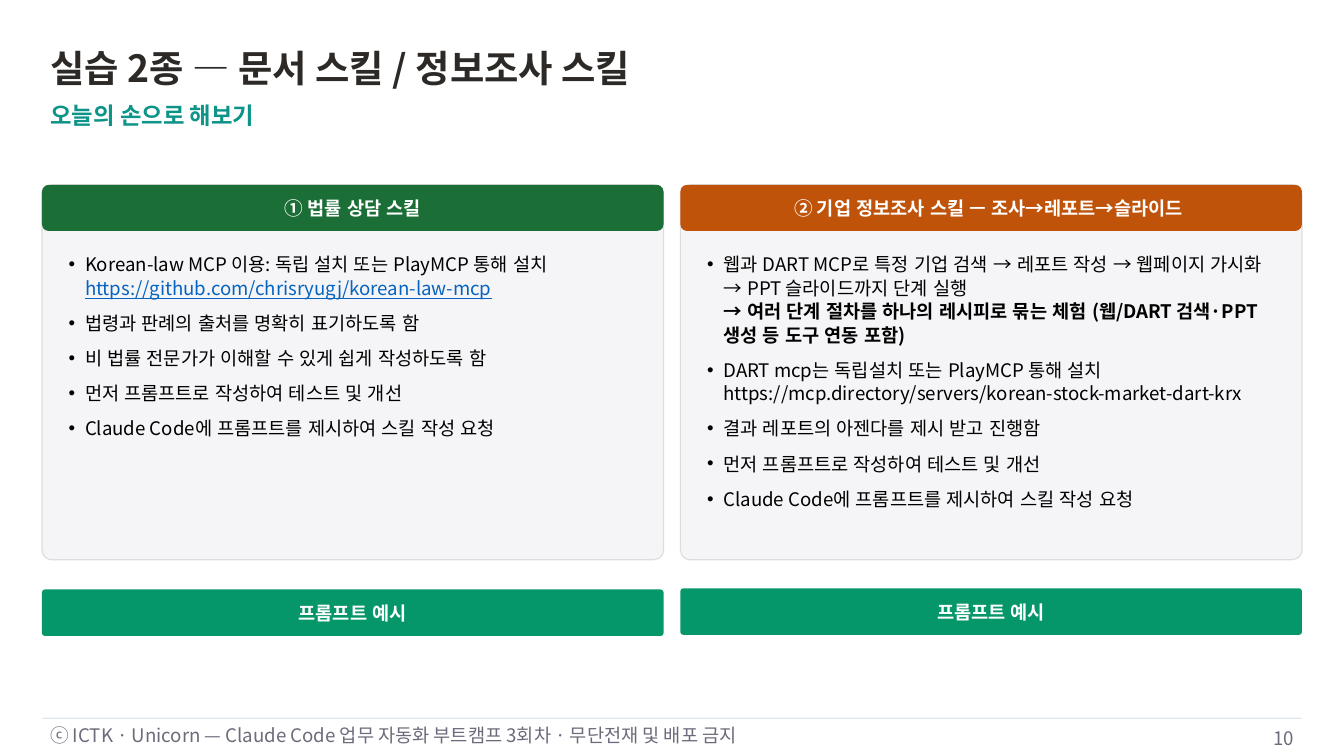
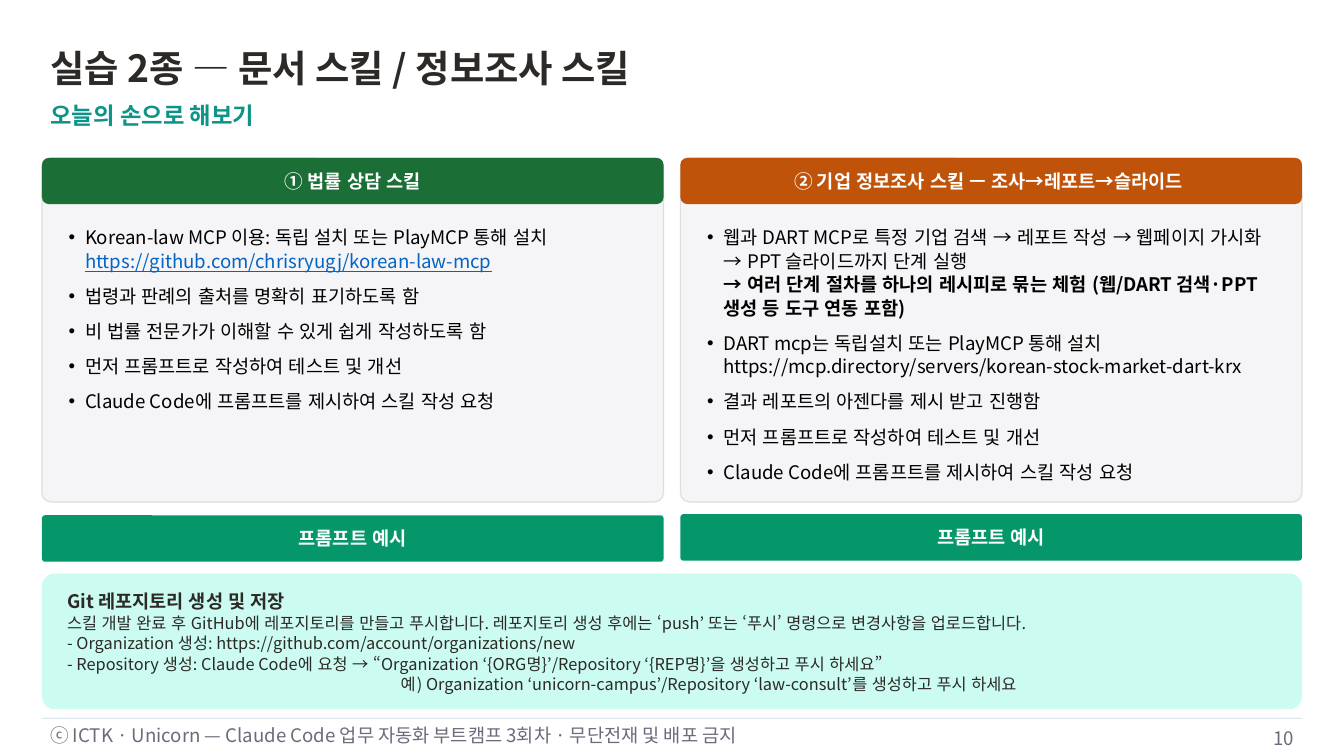
Before and after one commit to unicorn-campus/ai-automation, a slide deck: slide 10 of decks/03-skill-basics/3회차-Skill기초.pptx. Drawn at 1344x756 pixels with LibreOffice and Linux fonts; fonts in the diff are those of the drawing. Boxes give left, top, right and bottom in pixels: in the first picture for what was removed or moved away, otherwise in the second. Text is boxed around its words. In the diff, an @@ line names an element or a change of style, - is before the commit and + after.

```diff
--- a/decks/03-skill-basics/3회차-Skill기초.pptx
+++ b/decks/03-skill-basics/3회차-Skill기초.pptx
@@ rounded rectangle resized from (x1=42, y1=185, x2=664, y2=559) to (x1=42, y1=158, x2=664, y2=502) @@
@@ 4 texts, 2 rounded rectangles moved together from (x1=42, y1=185, x2=1302, y2=508) to (x1=42, y1=158, x2=1302, y2=481) @@
@@ rounded rectangle resized from (x1=680, y1=185, x2=1302, y2=559) to (x1=680, y1=158, x2=1302, y2=502) @@
@@ 2 texts, 2 rounded rectangles moved together from (x1=42, y1=588, x2=1302, y2=636) to (x1=42, y1=514, x2=1302, y2=561) @@
@@ rounded rectangle added at (x1=42, y1=574, x2=1302, y2=710), fill #CCFBF1 @@
@@ text added at (x1=67, y1=592, x2=1026, y2=694), 14 pt, text #2C2926 @@
+Git 레포지토리 생성 및 저장
+스킬 개발 완료 후 GitHub에 레포지토리를 만들고 푸시합니다. 레포지토리 생성 후에는 ‘push’ 또는 ‘푸시’ 명령으로 변경사항을 업로드합니다.
+- Organization 생성: https://github.com/account/organizations/new
+- Repository 생성: Claude Code에 요청 → “Organization ‘{ORG명}’/Repository ‘{REP명}’을 생성하고 푸시 하세요”
+예) Organization ‘unicorn-campus’/Repository ‘law-consult’를 생성하고 푸시 하세요
```
Also in this commit, not shown: 2 other slides changed, 20 other files.
